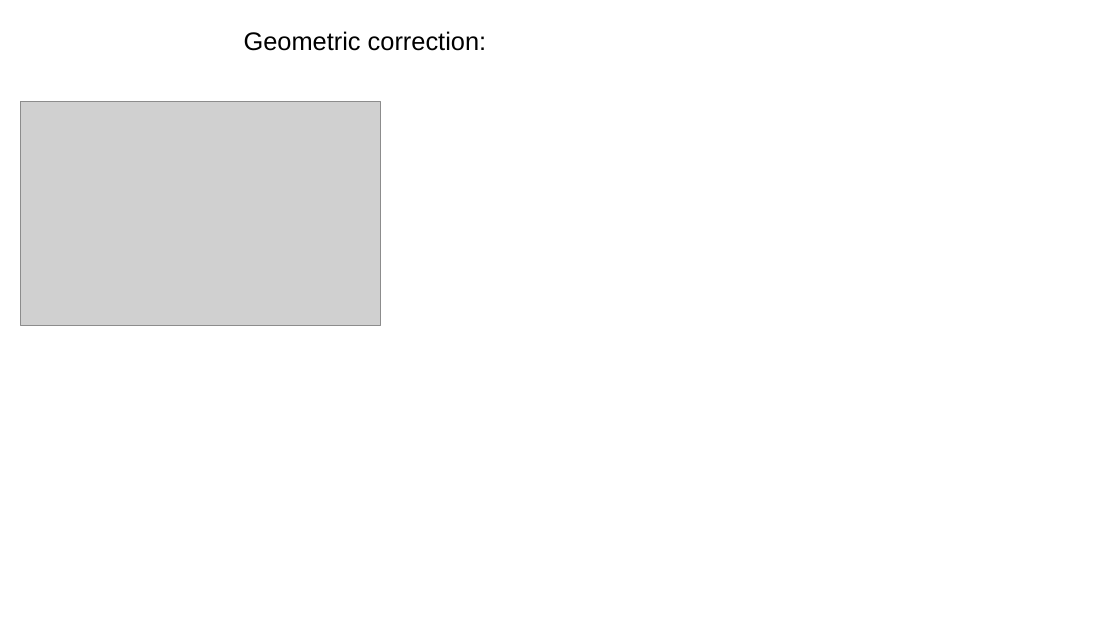
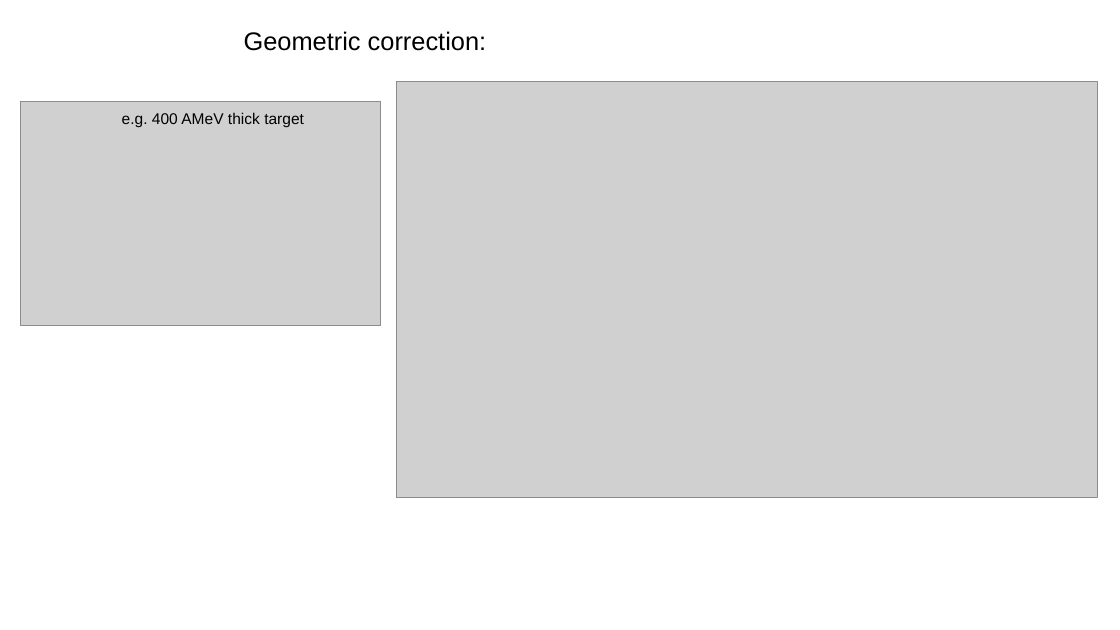
Before and after one commit to jenegger/r3bweek24_gsi, a slide deck: slide 3 of cross_sec_numbers.odp. Drawn at 1120x630 pixels with LibreOffice and Linux fonts; fonts in the diff are those of the drawing; grey boxes stand for pictures. Boxes give left, top, right and bottom in pixels: in the first picture for what was removed or moved away, otherwise in the second. Text is boxed around its words. In the diff, an @@ line names an element or a change of style, - is before the commit and + after.

```diff
--- a/cross_sec_numbers.odp
+++ b/cross_sec_numbers.odp
@@ picture added at [396,81,1098,498] @@
@@ text added at [122,112,304,127], 11 pt, text #000000 @@
+e.g. 400 AMeV thick target
```
Also in this commit, not shown: 8 other files.
